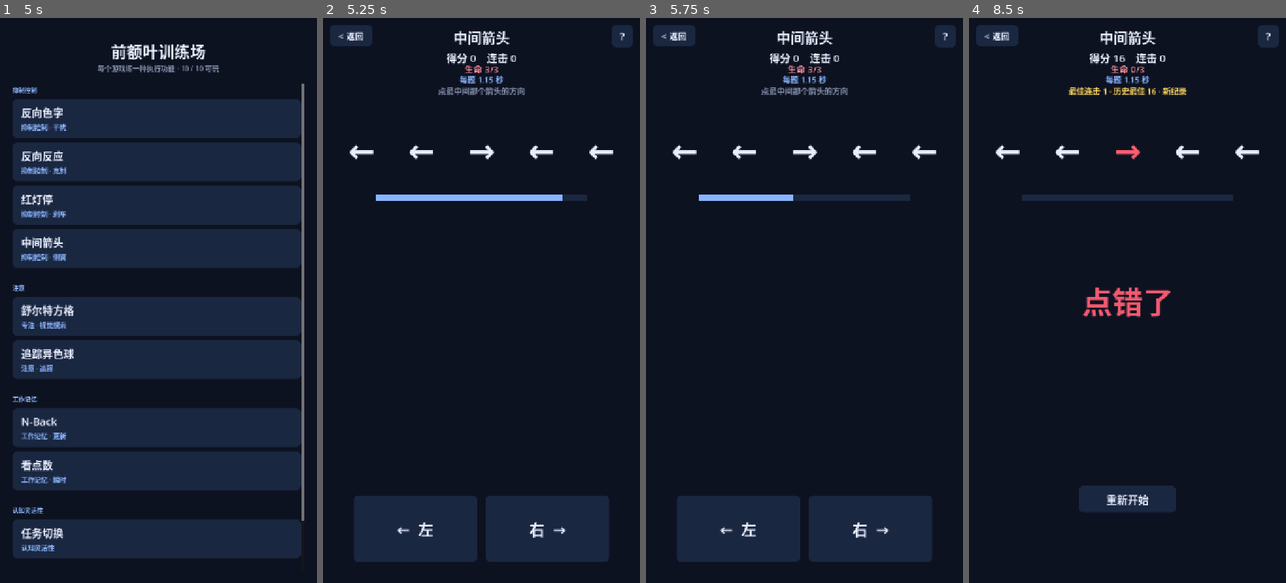
Above: before the commit, frames 1-4 (left to right).
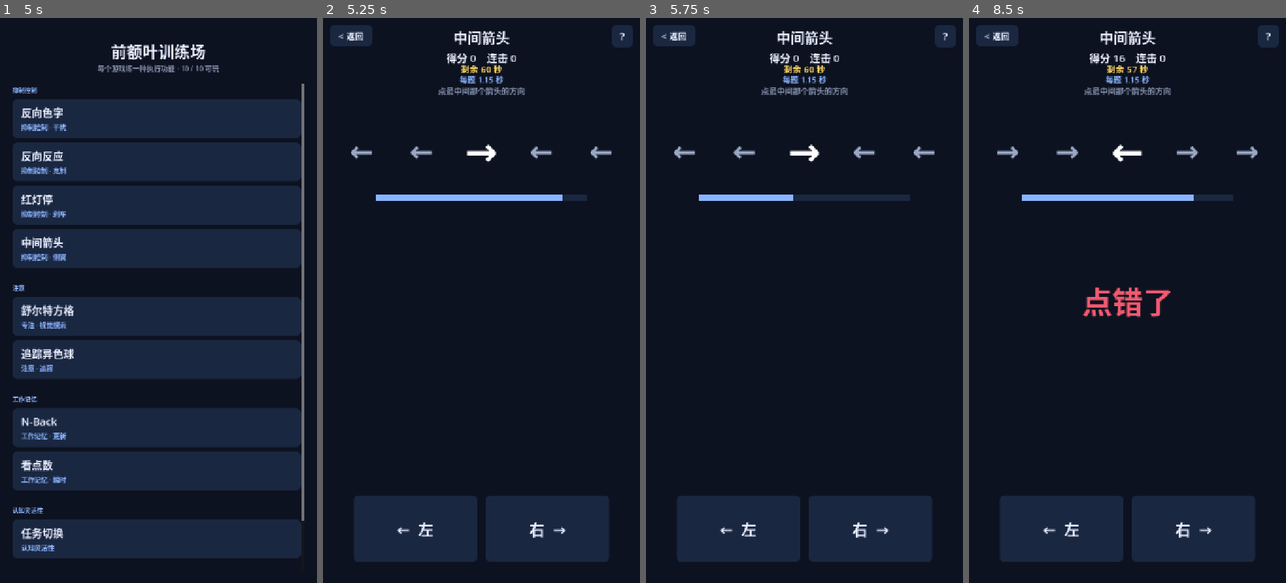
Above: after the commit, the same moments.

Repository: JeffGu98/PrefrontalCortexGame
Game: Godot game, scene res://scenes/Hub.tscn
The game is run twice, just before and just after one commit, with the same random seed, the same clock (stepped at 60 frames per second) and the same inputs.
Inputs (mouse positions are in pixels of both pictures, inside the frame that each line leads up to):
- Up to frame 1 (5 s): click (155, 119) at 0.52 s; click "< 返回" at 1.25 s; click (155, 159) at 2.02 s; click "< 返回" at 2.75 s; click (155, 204) at 3.52 s; click "< 返回" at 4.25 s
- Up to frame 2 (5.25 s): click (478, 249) at 5.02 s
- Up to frame 3 (5.75 s): no input
- Up to frame 4 (8.5 s): click "← 左" at 5.75 s; click "右 →" at 6.5 s; tap Enter at 7.25 s; move the mouse to (1197, 272) at 7.27 s; hold Right 7.28-8.03 s; tap 0 at 7.35 s; click (1197, 272) at 7.42 s; tap Space at 7.52, 8.27 s; move the mouse to (1064, 328) at 8.02 s; hold Left from 8.03 s (still down); tap 9 at 8.1 s

Frame 1 is identical in both runs. In frame 2, 0.6% of the frame differs, in the area x 8-92%, y 8-26%; in frame 3, 0.6%; in frame 4, 11%, in the area x 8-92%, y 8-97%.

Commit message:
v1.2.2: tighten Flanker and Hanoi feel
Flanker: 60s timed round (no 3-life death); center arrow larger/brighter
without outline cheat; skip fullscreen burst below ~0.72s; 7 arrows with
tighter flanks below ~0.70s.
Hanoi: moves over optimal×1.5 cannot clear — must reset; show optimal
path after clear; still no timer / no random fail. Non-optimal within
1.5× clears without disk bump.

Sync design.md §5.9/§5.10 and improvements.md; bump to 1.2.2.

Diff:
--- a/project.godot
+++ b/project.godot
@@ -11,7 +11,7 @@
 [application]
 
 config/name="前额叶训练场"
-config/version="1.2.1"
+config/version="1.2.2"
 run/main_scene="res://scenes/Hub.tscn"
 config/features=PackedStringArray("4.7", "Mobile")
 config/icon="res://icon.png"
--- a/scripts/Flanker.gd
+++ b/scripts/Flanker.gd
@@ -2,8 +2,9 @@
 ## 中间箭头 Flanker：只看最中间的箭头方向，抑制两侧箭头的干扰。
 
 
-const LIVES := 3
-const ARROW_COUNT := 5
+const ROUND_SECS := 60.0
+const ARROW_BASE := 5
+const ARROW_HARD := 7
 const TIME_START := 1.15
 const TIME_MIN := 0.52
 const TIME_STEP := 0.05
@@ -12,6 +13,14 @@
 const INCON_START := 0.55
 const INCON_MAX := 0.82
 const INTER_TRIAL := 0.22
+## 加速到此以下时关掉全屏大字 burst，只留中间变色 + 短提示。
+const BURST_CUTOFF := 0.72
+## 加速到此以下时改用 7 箭 + 更挤侧翼。
+const HARD_CUTOFF := 0.70
+const CENTER_SIZE := 88
+const FLANK_SIZE := 64
+const CENTER_COLOR := Color("#ffffff")
+const FLANK_COLOR := Color("#9aa8c4")
 const HINT_IDLE := "点最中间那个箭头的方向"
 const BEST_PATH := "user://flanker_best.cfg"
 const LEFT_MARK := "←"
@@ -21,19 +30,20 @@
 
 var phase := Phase.PLAY
 var score := 0
-var lives := LIVES
 var streak := 0
 var best_streak := 0
 var best_score := 0
 var trial_limit := TIME_START
 var trial_left := TIME_START
+var round_left := ROUND_SECS
 var waiting := false
 var trial_id := 0
 var center_is_left := true
 var incongruent := false
+var arrow_count := ARROW_BASE
 
 var score_label: Label
-var lives_label: Label
+var round_label: Label
 var speed_label: Label
 var hint_label: Label
 var arrow_row: HBoxContainer
@@ -47,7 +57,7 @@
 
 func _init() -> void:
 	title_text = "中间箭头"
-	help_text = "五个箭头排成一排。只看最中间那个，点它朝的方向。\n两边的箭头常常故意指反方向，别跟着两边走。\n连对会缩短作答时间。点错或超时扣一命。"
+	help_text = "一排箭头。只看最中间那个，点它朝的方向。\n两边的箭头常常故意指反方向，别跟着两边走。\n连对会缩短作答时间；加速后中间会略亮略大，侧翼更挤，并关掉大字闪屏。\n一局约 60 秒。超时或点错不扣命，只断连击；时间到结算。"
 
 
 func _build_game() -> void:
@@ -67,12 +77,12 @@
 	score_label.offset_bottom = 100
 	add_child(score_label)
 
-	lives_label = _make_label("", 20, Color("#ff8f9d"))
-	lives_label.horizontal_alignment = HORIZONTAL_ALIGNMENT_CENTER
-	lives_label.set_anchors_and_offsets_preset(Control.PRESET_TOP_WIDE)
-	lives_label.offset_top = 100
-	lives_label.offset_bottom = 126
-	add_child(lives_label)
+	round_label = _make_label("", 20, Color("#ffd75d"))
+	round_label.horizontal_alignment = HORIZONTAL_ALIGNMENT_CENTER
+	round_label.set_anchors_and_offsets_preset(Control.PRESET_TOP_WIDE)
+	round_label.offset_top = 100
+	round_label.offset_bottom = 126
+	add_child(round_label)
 
 	speed_label = _make_label("", 18, Color("#8ab4ff"))
 	speed_label.horizontal_alignment = HORIZONTAL_ALIGNMENT_CENTER
@@ -104,14 +114,15 @@
 	arrow_row.add_theme_constant_override("separation", 8)
 	arrow_row.mouse_filter = Control.MOUSE_FILTER_IGNORE
 	add_child(arrow_row)
-	for _i in range(ARROW_COUNT):
+	# Pre-create max arrows; unused stay hidden.
+	for _i in range(ARROW_HARD):
 		var lab := Label.new()
 		lab.horizontal_alignment = HORIZONTAL_ALIGNMENT_CENTER
 		lab.vertical_alignment = VERTICAL_ALIGNMENT_CENTER
 		lab.size_flags_horizontal = Control.SIZE_EXPAND_FILL
 		lab.mouse_filter = Control.MOUSE_FILTER_IGNORE
-		lab.add_theme_font_size_override("font_size", 72)
-		lab.add_theme_color_override("font_color", Color("#e8edff"))
+		lab.add_theme_font_size_override("font_size", FLANK_SIZE)
+		lab.add_theme_color_override("font_color", FLANK_COLOR)
 		arrow_row.add_child(lab)
 		arrows.append(lab)
 
@@ -163,19 +174,38 @@
 		restart_button.position = Vector2((vp.x - 220.0) / 2.0, y - 80.0)
 
 
+func _center_index() -> int:
+	return arrow_count / 2
+
+
+func _apply_arrow_layout() -> void:
+	var hard := trial_limit <= HARD_CUTOFF
+	arrow_count = ARROW_HARD if hard else ARROW_BASE
+	arrow_row.add_theme_constant_override("separation", 4 if hard else 8)
+	for i in range(arrows.size()):
+		arrows[i].visible = i < arrow_count
+
+
 func _new_trial() -> void:
 	if phase == Phase.OVER:
 		return
 	waiting = false
+	_apply_arrow_layout()
 	incongruent = randf() < _incon_ratio()
 	center_is_left = randf() < 0.5
 	var flank_left := center_is_left if not incongruent else not center_is_left
-	for i in range(ARROW_COUNT):
-		var is_center := i == 2
+	var mid := _center_index()
+	for i in range(arrow_count):
+		var is_center := i == mid
 		var is_left := center_is_left if is_center else flank_left
 		arrows[i].text = LEFT_MARK if is_left else RIGHT_MARK
 		arrows[i].modulate = Color.WHITE
-		arrows[i].add_theme_color_override("font_color", Color("#e8edff"))
+		if is_center:
+			arrows[i].add_theme_font_size_override("font_size", CENTER_SIZE)
+			arrows[i].add_theme_color_override("font_color", CENTER_COLOR)
+		else:
+			arrows[i].add_theme_font_size_override("font_size", FLANK_SIZE)
+			arrows[i].add_theme_color_override("font_color", FLANK_COLOR)
 	trial_left = trial_limit
 	timer_bar.color = Color("#8ab4ff")
 	_set_hint(HINT_IDLE, Color("#7f8ba6"))
@@ -188,10 +218,17 @@
 	return clampf(INCON_START + extra, INCON_START, INCON_MAX)
 
 
+func _maybe_burst(text: String, color: Color) -> void:
+	# Fast trials: big burst covers the next arrows — skip it.
+	if trial_limit > BURST_CUTOFF:
+		_burst_feedback(text, color)
+
+
 func _on_answer(pick_left: bool) -> void:
 	if phase != Phase.PLAY or waiting:
 		return
 	waiting = true
+	var mid := _center_index()
 	if pick_left == center_is_left:
 		streak += 1
 		best_streak = maxi(best_streak, streak)
@@ -200,9 +237,9 @@
 		var time_bonus := int(trial_left / trial_limit * 8.0)
 		var pts := 10 + time_bonus + mini(streak, 10) * 2
 		score += pts
-		arrows[2].add_theme_color_override("font_color", Color("#4ade80"))
+		arrows[mid].add_theme_color_override("font_color", Color("#4ade80"))
 		_set_hint("+%d" % pts, Color("#4ade80"))
-		_burst_feedback("+%d" % pts, Color("#4ade80"))
+		_maybe_burst("+%d" % pts, Color("#4ade80"))
 		_update_hud()
 		_begin_gap()
 	else:
@@ -211,16 +248,13 @@
 
 func _apply_miss(reason: String) -> void:
 	streak = 0
-	lives -= 1
 	trial_limit = minf(TIME_START, trial_limit + TIME_RECOVER)
-	arrows[2].add_theme_color_override("font_color", Color("#ff5d73"))
+	var mid := _center_index()
+	arrows[mid].add_theme_color_override("font_color", Color("#ff5d73"))
 	_set_hint(reason, Color("#ff5d73"))
-	_burst_feedback(reason, Color("#ff5d73"))
+	_maybe_burst(reason, Color("#ff5d73"))
 	_update_hud()
-	if lives <= 0:
-		_end_game()
-	else:
-		_begin_gap()
+	_begin_gap()
 
 
 func _begin_gap() -> void:
@@ -238,7 +272,15 @@
 
 
 func _process(delta: float) -> void:
-	if phase != Phase.PLAY or waiting:
+	if phase != Phase.PLAY:
+		return
+	round_left -= delta
+	if round_left <= 0.0:
+		round_left = 0.0
+		_end_game()
+		return
+	_update_hud()
+	if waiting:
 		return
 	trial_left -= delta
 	if trial_left <= 0.0:
@@ -270,8 +312,9 @@
 
 func _update_hud() -> void:
 	score_label.text = "得分 %d　连击 %d" % [score, streak]
-	lives_label.text = "生命 %d/%d" % [lives, LIVES]
-	speed_label.text = "每题 %.2f 秒" % trial_limit
+	round_label.text = "剩余 %.0f 秒" % ceilf(round_left)
+	var hard_tag := " · 7 箭" if arrow_count >= ARROW_HARD else ""
+	speed_label.text = "每题 %.2f 秒%s" % [trial_limit, hard_tag]
 	var play := phase == Phase.PLAY and not waiting
 	if left_btn != null:
 		left_btn.modulate = Color.WHITE if play else Color(1, 1, 1, 0.45)
@@ -284,6 +327,8 @@
 
 
 func _end_game() -> void:
+	if phase == Phase.OVER:
+		return
 	phase = Phase.OVER
 	waiting = true
 	trial_id += 1
@@ -295,7 +340,7 @@
 	if is_best:
 		best_score = score
 		_save_best()
-	var parts: PackedStringArray = ["最佳连击 %d" % best_streak]
+	var parts: PackedStringArray = ["时间到", "最佳连击 %d" % best_streak]
 	if best_score > 0:
 		parts.append("历史最佳 %d" % best_score)
 	if is_best and score > 0:
@@ -309,10 +354,11 @@
 func _restart() -> void:
 	trial_id += 1
 	score = 0
-	lives = LIVES
 	streak = 0
 	best_streak = 0
 	trial_limit = TIME_START
+	round_left = ROUND_SECS
+	arrow_count = ARROW_BASE
 	phase = Phase.PLAY
 	waiting = false
 	left_btn.visible = true
--- a/scripts/Hanoi.gd
+++ b/scripts/Hanoi.gd
@@ -6,6 +6,8 @@
 const MAX_DISKS := 6
 const BASE := 30
 const OPTIMAL_BONUS := 50
+## 步数超过最优 × 此倍数：不算过关，必须复位。
+const OVER_FACTOR := 1.5
 const BEST_PATH := "user://hanoi_best.cfg"
 const PEGS := 3
 const DISK_COLORS := [
@@ -16,6 +18,7 @@
 	Color("#5d9bff"),
 	Color("#c084fc"),
 ]
+const PEG_NAMES := ["左", "中", "右"]
 
 enum Phase { PICK, PLAY, WON, OVER }
 
@@ -30,6 +33,8 @@
 var animating := false
 var pegs: Array = []
 var disk_nodes: Dictionary = {}
+## True after over-limit clear attempt until player resets.
+var must_reset := false
 
 var score_label: Label
 var status_label: Label
@@ -42,7 +47,7 @@
 
 func _init() -> void:
 	title_text = "汉诺塔"
-	help_text = "三根柱子。开始时盘子都在左边，要全部移到右边。\n点一下选出顶上的盘，再点目标柱放下。大盘不能压小盘。乱了可以点「复位」，盘子回左柱，本关步数清零，总分保留。\n做到哪一关会记住。再进时选继续最新一关，或从 3 盘重来。\n最优步数是 2^N−1。最优通关会加盘；步数太多仍可通过，但标成非最优。练的是计划，不是速度。"
+	help_text = "三根柱子。开始时盘子都在左边，要全部移到右边。\n点一下选出顶上的盘，再点目标柱放下。大盘不能压小盘。乱了可以点「复位」，盘子回左柱，本关步数清零，总分保留。\n做到哪一关会记住。再进时选继续最新一关，或从 3 盘重来。\n最优步数是 2^N−1。只有最优通关才加盘；步数超过最优×1.5 不算过关，必须复位重来。过关后会展示最优路径。练的是计划，不是速度——没有倒计时。"
 
 
 func _build_game() -> void:
@@ -76,7 +81,8 @@
 	hint_label.horizontal_alignment = HORIZONTAL_ALIGNMENT_CENTER
 	hint_label.set_anchors_and_offsets_preset(Control.PRESET_TOP_WIDE)
 	hint_label.offset_top = 128
-	hint_label.offset_bottom = 156
+	hint_label.offset_bottom = 188
+	hint_label.autowrap_mode = TextServer.AUTOWRAP_WORD_SMART
 	add_child(hint_label)
 
 
@@ -118,8 +124,8 @@
 	var vp := get_viewport_rect().size
 	reset_btn.position = Vector2((vp.x - 220.0) / 2.0, vp.y - 36.0 - 56.0)
 	reset_btn.size = Vector2(220, 56)
-	board.position = Vector2(20, 170)
-	board.size = Vector2(vp.x - 40.0, reset_btn.position.y - 186.0)
+	board.position = Vector2(20, 196)
+	board.size = Vector2(vp.x - 40.0, reset_btn.position.y - 212.0)
 	var col_w := board.size.x / PEGS
 	for i in range(PEGS):
 		peg_hits[i].position = Vector2(col_w * i, 0)
@@ -183,6 +189,7 @@
 	elapsed = 0.0
 	selected = -1
 	animating = false
+	must_reset = false
 	pegs = [[], [], []]
 	for size in range(disk_n, 0, -1):
 		pegs[0].append(size)
@@ -209,12 +216,17 @@
 	if reset_btn != null:
 		reset_btn.visible = true
 		reset_btn.modulate = Color.WHITE
+		reset_btn.text = "复位"
 	_remember_level()
 
 
 func _reset_board() -> void:
-	if phase != Phase.PLAY:
-		return
+	if phase != Phase.PLAY and not must_reset:
+		return
+	if phase == Phase.WON:
+		return
+	must_reset = false
+	phase = Phase.PLAY
 	selected = -1
 	animating = false
 	moves = 0
@@ -226,6 +238,9 @@
 	_set_hint("已复位 · 盘子回到左柱", Color("#8ab4ff"))
 	_update_hud()
 	board.queue_redraw()
+	if reset_btn != null:
+		reset_btn.modulate = Color.WHITE
+		reset_btn.text = "复位"
 
 
 func _layout_disks(animate: bool) -> void:
@@ -252,6 +267,9 @@
 
 
 func _on_peg_pressed(peg: int) -> void:
+	if must_reset:
+		_set_hint("步数超限 · 请点「复位」重来", Color("#ff5d73"))
+		return
 	if phase != Phase.PLAY or animating:
 		return
 	if selected < 0:
@@ -306,32 +324,56 @@
 	tw.tween_property(disk, "position:x", x, 0.05)
 
 
+func _move_limit() -> int:
+	return int(ceil(float(_optimal()) * OVER_FACTOR))
+
+
 func _check_win() -> void:
 	if pegs[2].size() < disk_n:
+		# Soft warn when already over limit mid-solve.
+		if moves > _move_limit():
+			_set_hint("已超最优×1.5 · 过不了关，建议复位", Color("#ffb35d"))
+		return
+	var optimal := _optimal()
+	var limit := _move_limit()
+	if moves > limit:
+		# Cheese blocked: disks are on the right but not a clear.
+		must_reset = true
+		selected = -1
+		_set_hint("步数 %d > 最优×1.5（%d）· 不算过关，请复位重来" % [moves, limit], Color("#ff5d73"))
+		_burst_feedback("超步数", Color("#ff5d73"))
+		_update_hud()
+		if reset_btn != null:
+			reset_btn.modulate = Color("#ff5d73")
+			reset_btn.text = "复位重来"
 		return
 	phase = Phase.WON
-	var optimal := (1 << disk_n) - 1
-	var limit := int(ceil(float(optimal) * 1.5))
-	var gained := disk_n * BASE
+	var cleared_n := disk_n
+	var gained := cleared_n * BASE
 	var extra := ""
+	var path_text := ""
 	if moves <= optimal:
-		gained += disk_n * OPTIMAL_BONUS
+		gained += cleared_n * OPTIMAL_BONUS
 		extra = " · 最优"
+		path_text = _format_optimal_path(cleared_n)
 		if disk_n < MAX_DISKS:
 			disk_n += 1
 			extra += " · 下一关加盘"
 			_remember_level()
-	elif moves <= limit:
-		extra = " · 非最优，仍通过"
 	else:
-		extra = " · 步数偏多，仍通过"
+		# Within 1.5× but not optimal: clear this level, no disk bump.
+		extra = " · 非最优，本关通过（不加盘）"
+		path_text = _format_optimal_path(cleared_n)
 	score += gained
 	var is_best := score > best_score
 	if is_best:
 		best_score = score
 		_save_progress()
 	var tone := Color("#4ade80") if moves <= optimal else Color("#ffd75d")
-	_set_hint("过关 +%d%s" % [gained, extra], tone)
+	var hint := "过关 +%d%s" % [gained, extra]
+	if path_text != "":
+		hint += "\n最优路径：" + path_text
+	_set_hint(hint, tone)
 	_burst_feedback("过关 +%d" % gained, tone)
 	_update_hud()
 	if reset_btn != null:
@@ -341,8 +383,33 @@
 		restart_button.text = "下一关"
 
 
+func _format_optimal_path(n: int) -> String:
+	var steps: Array = []
+	_solve_hanoi(n, 0, 2, 1, steps)
+	var parts: PackedStringArray = []
+	var show_n := mini(steps.size(), 15)
+	for i in range(show_n):
+		var mv: Array = steps[i]
+		parts.append("%s→%s" % [PEG_NAMES[mv[0]], PEG_NAMES[mv[1]]])
+	var s := "、".join(parts)
+	if steps.size() > show_n:
+		s += "…"
+	return s
+
+
 func _optimal() -> int:
 	return (1 << disk_n) - 1
+
+
+func _solve_hanoi(n: int, src: int, dst: int, aux: int, out: Array) -> void:
+	if n <= 0:
+		return
+	if n == 1:
+		out.append([src, dst])
+		return
+	_solve_hanoi(n - 1, src, aux, dst, out)
+	out.append([src, dst])
+	_solve_hanoi(n - 1, aux, dst, src, out)
 
 
 func _process(delta: float) -> void:
@@ -356,7 +423,10 @@
 	if phase == Phase.PICK:
 		status_label.text = "上次做到 %d 盘" % latest_disks
 	else:
-		status_label.text = "%d 盘　步数 %d／最优 %d　用时 %.0f 秒" % [disk_n, moves, _optimal(), elapsed]
+		var lim := _move_limit()
+		status_label.text = "%d 盘　步数 %d／最优 %d（上限 %d）　用时 %.0f 秒" % [
+			disk_n, moves, _optimal(), lim, elapsed
+		]
 
 
 func _set_hint(text: String, color: Color) -> void:
Not shown, changed: docs/design.md
Not shown, changed: docs/improvements.md
